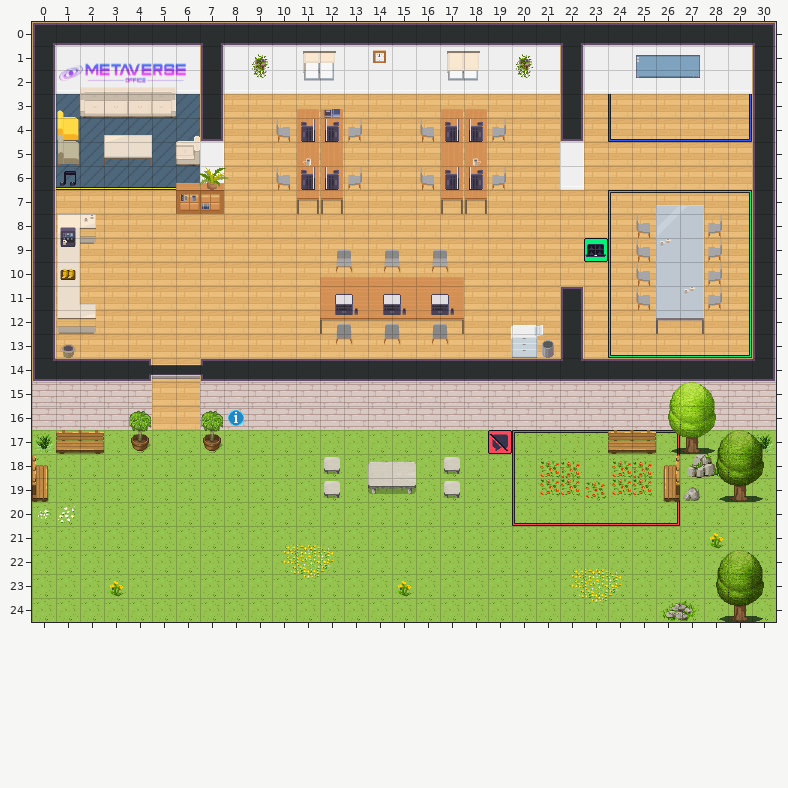
An edit to a level. Tiled map (JSON), maps/map.tmj. That is the earlier state.
Cells are 32x32 px. Shown: x 0..30, y 0..24. Not drawn, because the pictures are missing: unchanged layers "closedDoor", "openDoor".
After the commit:
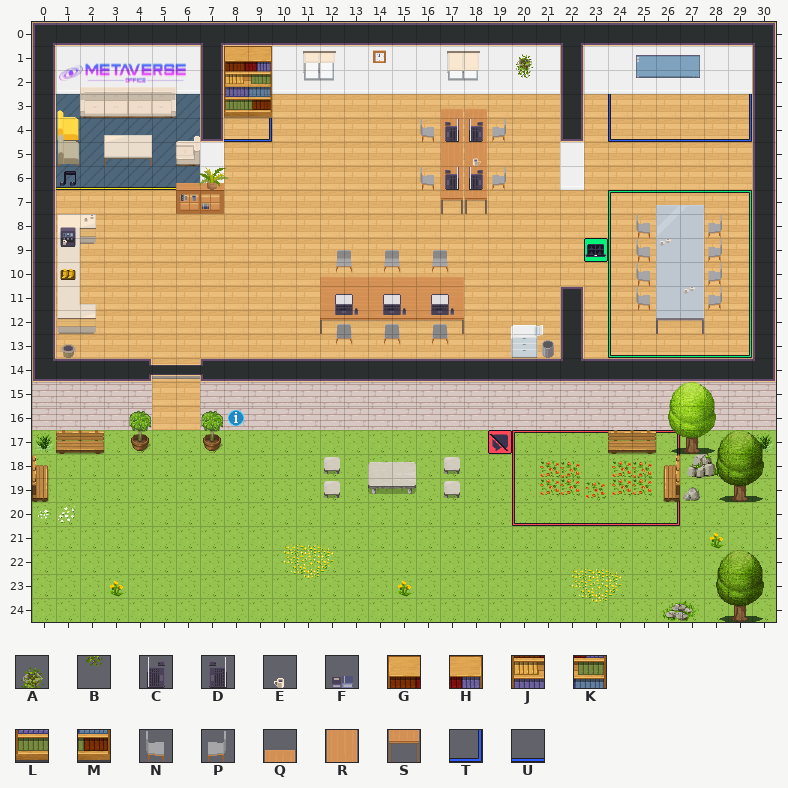
Key: from "WA_Decoration": A 77, B 89; from "WA_Miscellaneous": C 24, D 25, E 59 flipped left-right, F 74; from "WA_Other_Furniture": G 22, H 23, J 34, K 35, L 46, M 47; from "WA_Seats": N 119, P 120; from "WA_Tables": Q 2, R 12, S 22; from "WA_User_Interface": T 189, U 192.
_ is an empty cell.
Tiles replaced or removed in this view: A, B, C, D, E, F, N, P, Q, R, S.
The edit:
Changed rows in their new state; . is an unchanged cell.
Layer "belowFurniture":
first column x 8:
 1 ._
 2 ._
 4 UT
Layer "furniture":
first column x 8:
 1 GH....
 2 JK....
 3 LM....
 4 ..____
 5 ...__.
 6 ..____
 7 ...__.
Layer "aboveFurniture":
first column x 11:
 4 __
 5 _.
 6 __
Layer "abovePlayer1":
first column x 11:
 3 __
Layer "abovePlayer2":
first column x 12:
 3 _
